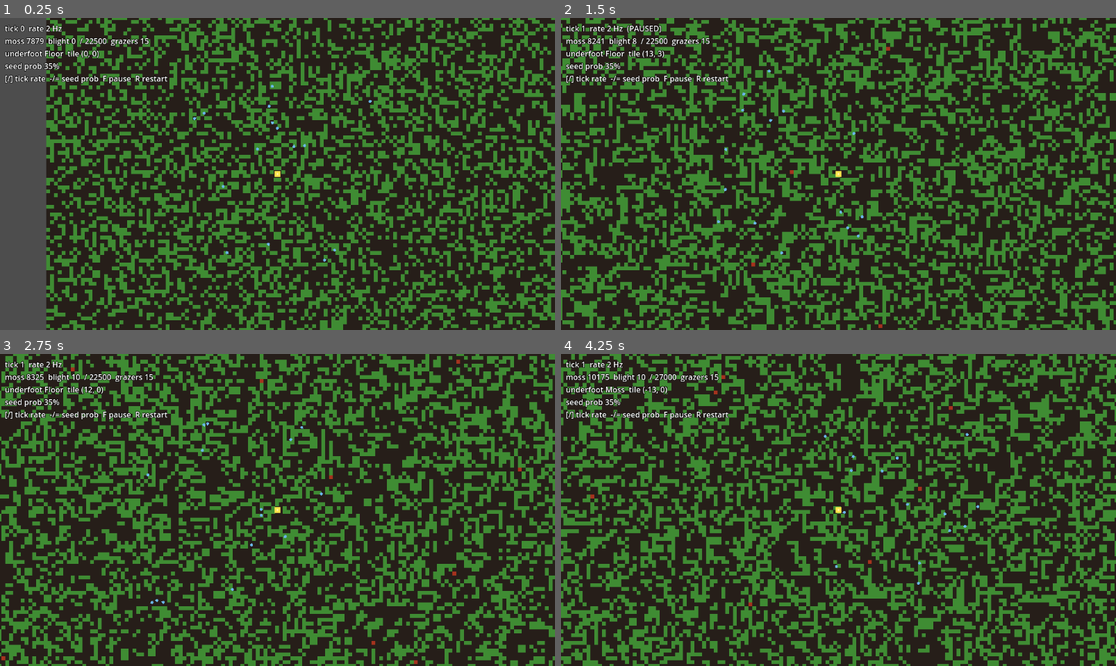
Above: before the commit, frames 1-4 (two rows, left to right).
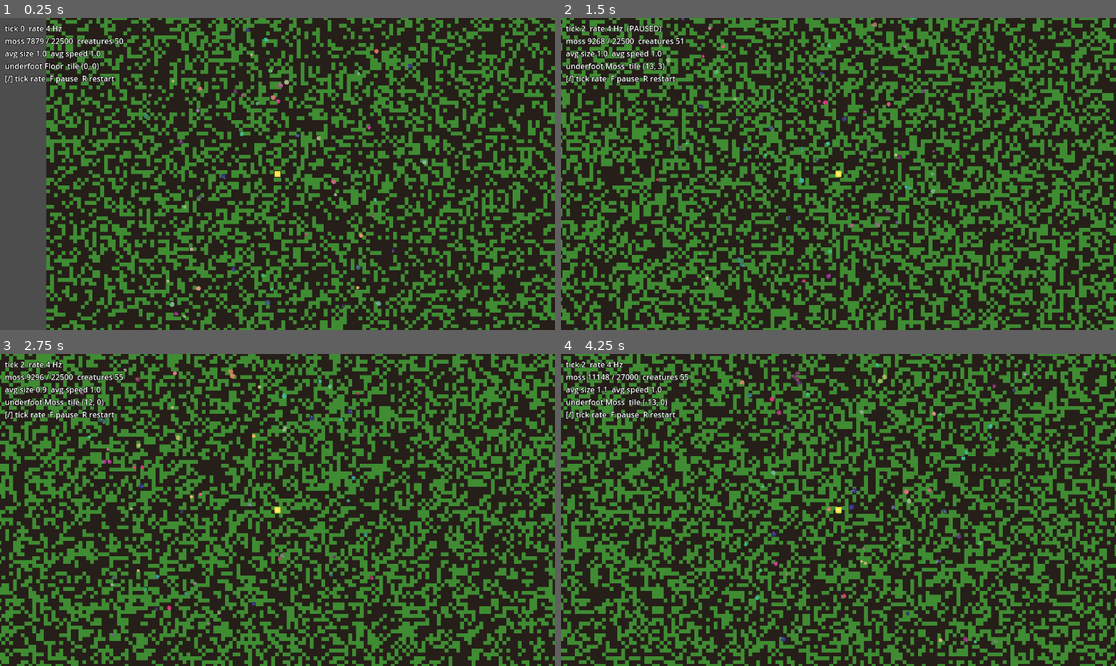
Above: after the commit, the same moments.

Repository: samthorold/godot-exploration
Game: Godot game, scene res://scenes/Main.tscn
The game is run twice, just before and just after one commit, with the same random seed, the same clock (stepped at 60 frames per second) and the same inputs.
Inputs:
- Up to frame 1 (0.25 s): no input
- Up to frame 2 (1.5 s): tap Enter at 0.5 s; hold Right (ui_right) 0.53-1.28 s; tap R at 0.6 s; hold Down (ui_down) from 1.28 s (still down); tap F at 1.35 s
- Up to frame 3 (2.75 s): release Down (ui_down) at 2.03 s; hold Right (ui_right) from 2.03 s (still down); tap R at 2.1 s
- Up to frame 4 (4.25 s): release Right (ui_right) at 2.78 s; hold Up (ui_up) 2.78-3.53 s; tap F at 2.85 s; hold Left (ui_left) from 3.53 s (still down); tap R at 3.6 s

The runs differ from the first frame. In frame 1, 1.5% of the frame differs, in the area x 0-77%, y 2-97%; in frame 2, 40%; in frame 3, 39%; in frame 4, 40%, in the area x 0-100%, y 0-100%.

Commit message:
Replace hardcoded Grazer with evolutionary Creature system
Single mobile-agent type parameterised by a heritable strategy vector
(speed, size, moss_seek, prey_seek, predator_flee, reproduce_threshold).
Size-based predation, asexual reproduction with gaussian mutation.
Moss rules simplified: immortal unless eaten, spreads aggressively.
Blight removed — food web regulates producers now.

Co-Authored-By: Claude Opus 4.7 (1M context) <noreply@anthropic.com>

Diff:
--- a/scripts/ChunkManager.gd
+++ b/scripts/ChunkManager.gd
@@ -24,6 +24,8 @@
 			if key not in _chunks:
 				_load(key)
 
+const MOSS_SPREAD_CHANCE := 0.05
+
 func world_tick(player_tile: Vector2i) -> void:
 	if paused:
 		return
@@ -38,9 +40,9 @@
 			for lx in cs:
 				var wx := key.x * cs + lx
 				var wy := key.y * cs + ly
-				var counts := _count_neighbours(wx, wy, player_tile)
+				var moss_n := _count_moss_neighbours(wx, wy, player_tile)
 				var cell: int = current[ly][lx]
-				row.append(_next_cell(cell, counts.moss, counts.blight))
+				row.append(_next_cell(cell, moss_n))
 			next.append(row)
 		next_grids[key] = next
 
@@ -49,18 +51,14 @@
 		_redraw_tint(key)
 	tick_count += 1
 
-func _next_cell(cell: int, moss_n: int, blight_n: int) -> int:
+func _next_cell(cell: int, moss_n: int) -> int:
 	match cell:
 		WorldGen.MOSS:
-			if blight_n >= 1:
-				return WorldGen.BLIGHT
-			if moss_n >= 5 and randf() < 0.01:
-				return WorldGen.BLIGHT
-			return WorldGen.MOSS if moss_n >= 2 and moss_n <= 3 else WorldGen.FLOOR
-		WorldGen.BLIGHT:
-			return WorldGen.BLIGHT if moss_n >= 1 else WorldGen.FLOOR
+			return WorldGen.MOSS
 		_:
-			return WorldGen.MOSS if moss_n == 3 else WorldGen.FLOOR
+			if moss_n >= 1 and randf() < MOSS_SPREAD_CHANCE:
+				return WorldGen.MOSS
+			return WorldGen.FLOOR
 
 func set_tile_at(wx: int, wy: int, tile_type: int) -> void:
 	var cs := WorldGen.CHUNK_SIZE
@@ -83,7 +81,6 @@
 
 func tile_stats() -> Dictionary:
 	var moss := 0
-	var blight := 0
 	var total := 0
 	var cs := WorldGen.CHUNK_SIZE
 	for key: Vector2i in _chunks:
@@ -93,18 +90,15 @@
 				total += 1
 				if tiles[ly][lx] == WorldGen.MOSS:
 					moss += 1
-				elif tiles[ly][lx] == WorldGen.BLIGHT:
-					blight += 1
-	return {moss = moss, blight = blight, total = total}
+	return {moss = moss, total = total}
 
 # --- private ---------------------------------------------------------------
 
 func _chunk_coord(world_axis: float) -> int:
 	return floori(world_axis / float(WorldGen.CHUNK_SIZE * WorldGen.TILE_SIZE))
 
-func _count_neighbours(wx: int, wy: int, player_tile: Vector2i) -> Dictionary:
+func _count_moss_neighbours(wx: int, wy: int, player_tile: Vector2i) -> int:
 	var moss := 0
-	var blight := 0
 	var cs := WorldGen.CHUNK_SIZE
 	for dy in range(-1, 2):
 		for dx in range(-1, 2):
@@ -120,12 +114,9 @@
 			var ckey := Vector2i(cx, cy)
 			if ckey not in _chunks:
 				continue
-			var tile: int = _chunks[ckey].tiles[ny - cy * cs][nx - cx * cs]
-			if tile == WorldGen.MOSS:
+			if _chunks[ckey].tiles[ny - cy * cs][nx - cx * cs] == WorldGen.MOSS:
 				moss += 1
-			elif tile == WorldGen.BLIGHT:
-				blight += 1
-	return {moss = moss, blight = blight}
+	return moss
 
 func _load(key: Vector2i) -> void:
 	var tiles := WorldGen.generate_chunk(key.x, key.y, master_seed, moss_probability)
@@ -164,8 +155,6 @@
 	match tile_type:
 		WorldGen.MOSS:
 			return Color(0.25, 0.55, 0.20)
-		WorldGen.BLIGHT:
-			return Color(0.65, 0.20, 0.12)
 		_:
 			return Color(0.15, 0.12, 0.10)
 
--- /dev/null
+++ b/scripts/Creature.gd
@@ -0,0 +1,151 @@
+class_name Creature
+extends Node2D
+
+const BASE_SPEED := 30.0
+const PERCEPTION_RADIUS := 60.0
+const BASE_ENERGY := 100.0
+const ENERGY_FROM_MOSS := 12.0
+const GRAZE_CHANCE := 0.08
+const MUTATION_STD := 0.1
+const MIN_SIZE := 0.3
+const MAX_SIZE := 3.0
+const REPRODUCE_COOLDOWN := 15.0
+
+var strategy: Dictionary
+var velocity := Vector2.ZERO
+var energy: float = 0.0
+var age := 0
+var reproduce_timer: float = 0.0
+
+static func random_strategy() -> Dictionary:
+	return {
+		speed = randf_range(0.5, 1.5),
+		size = randf_range(0.4, 1.6),
+		moss_seek = randf_range(-0.5, 1.5),
+		prey_seek = randf_range(-0.5, 1.0),
+		predator_flee = randf_range(0.0, 2.0),
+		reproduce_threshold = randf_range(0.4, 0.8),
+	}
+
+static func mutate_strategy(parent: Dictionary) -> Dictionary:
+	var s := parent.duplicate()
+	for key in s:
+		s[key] += randfn(0.0, MUTATION_STD)
+	s.speed = clampf(s.speed, 0.2, 2.5)
+	s.size = clampf(s.size, MIN_SIZE, MAX_SIZE)
+	s.reproduce_threshold = clampf(s.reproduce_threshold, 0.2, 0.9)
+	return s
+
+func init_with(strat: Dictionary) -> void:
+	strategy = strat
+	energy = max_energy() * 0.7
+	velocity = Vector2.from_angle(randf() * TAU) * max_speed() * 0.5
+	reproduce_timer = REPRODUCE_COOLDOWN * randf()
+
+func max_speed() -> float:
+	return BASE_SPEED * strategy.speed
+
+func max_energy() -> float:
+	return BASE_ENERGY * strategy.size
+
+func body_radius() -> float:
+	return 2.0 + strategy.size * 2.0
+
+func steer(creatures: Array, cm: ChunkManager) -> void:
+	var accel := Vector2.ZERO
+	accel += _sense_moss(cm) * strategy.moss_seek * 2.0
+
+	var separation := Vector2.ZERO
+	for other: Creature in creatures:
+		if other == self:
+			continue
+		var offset := other.position - position
+		var dist := offset.length()
+		if dist > PERCEPTION_RADIUS or dist < 0.001:
+			continue
+		var dir := offset.normalized()
+
+		if dist < 20.0:
+			separation -= dir / dist
+
+		if other.strategy.size < strategy.size * 0.8:
+			accel += dir * strategy.prey_seek / maxf(dist * 0.1, 1.0)
+
+		if other.strategy.size > strategy.size * 1.2:
+			accel -= dir * strategy.predator_flee / maxf(dist * 0.05, 1.0)
+
+	accel += separation * 1.5
+	velocity = (velocity + accel).limit_length(max_speed())
+	if velocity.length() < 3.0:
+		velocity = velocity.normalized() * 3.0
+
+func _sense_moss(cm: ChunkManager) -> Vector2:
+	var ts := float(WorldGen.TILE_SIZE)
+	var tx := floori(position.x / ts)
+	var ty := floori(position.y / ts)
+	var pull := Vector2.ZERO
+	var radius := 4
+	for dy in range(-radius, radius + 1):
+		for dx in range(-radius, radius + 1):
+			if dx == 0 and dy == 0:
+				continue
+			if cm.tile_at(tx + dx, ty + dy) == WorldGen.MOSS:
+				var world_pos := Vector2((tx + dx) * ts + ts * 0.5, (ty + dy) * ts + ts * 0.5)
+				var d := (world_pos - position).length()
+				if d > 0.01:
+					pull += (world_pos - position).normalized() / d
+	return pull.normalized() if pull.length() > 0.01 else Vector2.ZERO
+
+func graze(cm: ChunkManager) -> void:
+	if strategy.moss_seek <= 0.0:
+		return
+	var ts := float(WorldGen.TILE_SIZE)
+	var tx := floori(position.x / ts)
+	var ty := floori(position.y / ts)
+	if cm.tile_at(tx, ty) == WorldGen.MOSS and randf() < GRAZE_CHANCE:
+		cm.set_tile_at(tx, ty, WorldGen.FLOOR)
+		energy = minf(energy + ENERGY_FROM_MOSS, max_energy())
+
+func try_eat(prey: Creature) -> bool:
+	if prey.strategy.size >= strategy.size * 0.8:
+		return false
+	var dist := position.distance_to(prey.position)
+	if dist > body_radius() + prey.body_radius():
+		return false
+	var ratio: float = prey.strategy.size / strategy.size
+	if randf() > (1.0 - ratio):
+		return false
+	energy = minf(energy + prey.energy * 0.7, max_energy())
+	return true
+
+func tick_life() -> void:
+	var drain: float = strategy.size * 0.5 + strategy.speed * 0.3
+	energy -= drain
+	age += 1
+	reproduce_timer = maxf(0.0, reproduce_timer - 1.0)
+
+func can_reproduce() -> bool:
+	return reproduce_timer <= 0.0 and energy > max_energy() * strategy.reproduce_threshold
+
+func reproduce() -> Creature:
+	var child := Creature.new()
+	child.init_with(Creature.mutate_strategy(strategy))
+	child.position = position + Vector2.from_angle(randf() * TAU) * 10.0
+	var share: float = energy * 0.35
+	child.energy = share
+	energy -= share
+	child.reproduce_timer = REPRODUCE_COOLDOWN
+	reproduce_timer = REPRODUCE_COOLDOWN
+	return child
+
+func is_dead() -> bool:
+	return energy <= 0.0
+
+func _draw() -> void:
+	var r := body_radius()
+	var green := clampf(strategy.moss_seek, 0.0, 1.0)
+	var red := clampf(strategy.prey_seek, 0.0, 1.0)
+	var blue := clampf(strategy.speed / 2.0, 0.0, 1.0)
+	draw_circle(Vector2.ZERO, r, Color(red * 0.7 + 0.2, green * 0.5 + 0.2, blue * 0.5 + 0.2))
+	var dir := velocity.normalized() * (r + 2.0)
+	draw_line(Vector2.ZERO, dir, Color(1.0, 1.0, 1.0, 0.4), 1.0)
--- a/scripts/Grazer.gd
+++ /dev/null
@@ -1,120 +0,0 @@
-class_name Grazer
-extends Node2D
-
-const MAX_SPEED := 30.0
-const PERCEPTION_RADIUS := 60.0
-const SEPARATION_DIST := 20.0
-
-const SEPARATION_WEIGHT := 1.5
-const COHESION_WEIGHT := 1.0
-const ALIGNMENT_WEIGHT := 1.0
-const MOSS_WEIGHT := 2.0
-
-const GRAZE_CHANCE := 0.08
-const REPRODUCE_DIST := 25.0
-const REPRODUCE_COOLDOWN := 10.0
-const REPRODUCE_CHANCE := 0.05
-const ENERGY_MAX := 100.0
-const ENERGY_DRAIN := 1.0
-const ENERGY_FROM_MOSS := 15.0
-
-var velocity := Vector2.ZERO
-var energy := ENERGY_MAX
-var reproduce_timer := REPRODUCE_COOLDOWN * randf()
-
-func _ready() -> void:
-	velocity = Vector2.from_angle(randf() * TAU) * MAX_SPEED * 0.5
-
-func steer(neighbours: Array[Grazer], cm: ChunkManager) -> void:
-	var separation := Vector2.ZERO
-	var cohesion := Vector2.ZERO
-	var alignment := Vector2.ZERO
-	var count := 0
-
-	for other in neighbours:
-		if other == self:
-			continue
-		var offset := position - other.position
-		var dist := offset.length()
-		if dist > PERCEPTION_RADIUS or dist < 0.001:
-			continue
-		count += 1
-		cohesion += other.position
-		alignment += other.velocity
-		if dist < SEPARATION_DIST:
-			separation += offset.normalized() / dist
-
-	if count > 0:
-		cohesion = (cohesion / float(count) - position).normalized()
-		alignment = (alignment / float(count)).normalized()
-
-	var moss_dir := _sense_moss(cm)
-
-	var accel := (
-		separation * SEPARATION_WEIGHT +
-		cohesion * COHESION_WEIGHT +
-		alignment * ALIGNMENT_WEIGHT +
-		moss_dir * MOSS_WEIGHT
-	)
-
-	velocity = (velocity + accel).limit_length(MAX_SPEED)
-	if velocity.length() < 5.0:
-		velocity = velocity.normalized() * 5.0
-
-func _sense_moss(cm: ChunkManager) -> Vector2:
-	var ts := float(WorldGen.TILE_SIZE)
-	var tx := floori(position.x / ts)
-	var ty := floori(position.y / ts)
-	var pull := Vector2.ZERO
-	var radius := 5
-	for dy in range(-radius, radius + 1):
-		for dx in range(-radius, radius + 1):
-			if dx == 0 and dy == 0:
-				continue
-			if cm.tile_at(tx + dx, ty + dy) == WorldGen.MOSS:
-				var world_pos := Vector2((tx + dx) * ts + ts * 0.5, (ty + dy) * ts + ts * 0.5)
-				var offset := world_pos - position
-				var dist := offset.length()
-				if dist > 0.01:
-					pull += offset.normalized() / dist
-	return pull.normalized() if pull.length() > 0.01 else Vector2.ZERO
-
-func graze(cm: ChunkManager) -> void:
-	var ts := float(WorldGen.TILE_SIZE)
-	var tx := floori(position.x / ts)
-	var ty := floori(position.y / ts)
-	if cm.tile_at(tx, ty) == WorldGen.MOSS and randf() < GRAZE_CHANCE:
-		cm.set_tile_at(tx, ty, WorldGen.FLOOR)
-		energy = minf(energy + ENERGY_FROM_MOSS, ENERGY_MAX)
-
-func tick_life(delta_ticks: float) -> void:
-	energy -= ENERGY_DRAIN * delta_ticks
-	reproduce_timer = maxf(0.0, reproduce_timer - delta_ticks)
-
-func can_reproduce() -> bool:
-	return reproduce_timer <= 0.0 and energy > ENERGY_MAX * 0.5
-
-func try_reproduce_with(other: Grazer) -> Grazer:
-	if not can_reproduce() or not other.can_reproduce():
-		return null
-	var dist := position.distance_to(other.position)
-	if dist > REPRODUCE_DIST or randf() > REPRODUCE_CHANCE:
-		return null
-	reproduce_timer = REPRODUCE_COOLDOWN
-	other.reproduce_timer = REPRODUCE_COOLDOWN
-	var child := Grazer.new()
-	child.position = (position + other.position) * 0.5
-	child.velocity = Vector2.from_angle(randf() * TAU) * MAX_SPEED * 0.3
-	child.reproduce_timer = REPRODUCE_COOLDOWN
-	child.energy = (energy + other.energy) * 0.25
-	energy *= 0.75
-	other.energy *= 0.75
-	return child
-
-func is_starved() -> bool:
-	return energy <= 0.0
-
-func _draw() -> void:
-	draw_circle(Vector2.ZERO, 3.0, Color(0.4, 0.7, 0.9))
-	var dir := velocity.normalized() * 4.0
-	draw_line(Vector2.ZERO, dir, Color(0.5, 0.8, 1.0), 1.0)
--- a/scripts/Main.gd
+++ b/scripts/Main.gd
@@ -4,13 +4,12 @@
 var player: Node2D = null
 var hud: CanvasLayer = null
 var readout: Label = null
-var grazers: Array[Grazer] = []
+var creatures: Array[Creature] = []
 
-const GRAZER_COUNT := 15
+const INITIAL_POPULATION := 50
 
-var tick_rate: float = 2.0
+var tick_rate: float = 4.0
 var tick_accum: float = 0.0
-var footstep_moss_chance: float = 0.15
 var _last_player_tile: Vector2i = Vector2i(0x7FFFFFFF, 0x7FFFFFFF)
 
 func _ready() -> void:
@@ -31,13 +30,7 @@
 		KEY_BRACKETLEFT:
 			tick_rate = max(1.0, tick_rate - 1.0)
 		KEY_BRACKETRIGHT:
-			tick_rate += 1.0
-		KEY_MINUS:
-			if cm != null:
-				cm.moss_probability = max(0.05, cm.moss_probability - 0.05)
-		KEY_EQUAL:
-			if cm != null:
-				cm.moss_probability = min(0.95, cm.moss_probability + 0.05)
+			tick_rate = min(60.0, tick_rate + 1.0)
 
 func _start(seed_val: int) -> void:
 	cm = ChunkManager.new()
@@ -53,12 +46,13 @@
 	add_child(player)
 	player.position = Vector2.ZERO
 
-	grazers.clear()
-	for i in GRAZER_COUNT:
-		var g := Grazer.new()
-		g.position = Vector2(randf_range(-200, 200), randf_range(-200, 200))
-		add_child(g)
-		grazers.append(g)
+	creatures.clear()
+	for i in INITIAL_POPULATION:
+		var c := Creature.new()
+		c.init_with(Creature.random_strategy())
+		c.position = Vector2(randf_range(-300, 300), randf_range(-300, 300))
+		add_child(c)
+		creatures.append(c)
 
 	hud = CanvasLayer.new()
 	readout = Label.new()
@@ -79,51 +73,79 @@
 
 	var current_tile: Vector2i = player.tile_position()
 	if current_tile != _last_player_tile:
-		if _last_player_tile.x != 0x7FFFFFFF and cm.tile_at(_last_player_tile.x, _last_player_tile.y) == WorldGen.FLOOR:
-			if randf() < footstep_moss_chance:
-				cm.set_tile_at(_last_player_tile.x, _last_player_tile.y, WorldGen.MOSS)
 		_last_player_tile = current_tile
 
-	for g in grazers:
-		g.steer(grazers, cm)
-		g.position += g.velocity * delta
-		g.queue_redraw()
+	for c in creatures:
+		c.steer(creatures, cm)
+		c.position += c.velocity * delta
+		c.queue_redraw()
 
 	if not cm.paused:
 		tick_accum += delta
 		var tick_interval := 1.0 / tick_rate
 		while tick_accum >= tick_interval:
 			tick_accum -= tick_interval
-			cm.world_tick(player.tile_position() as Vector2i)
-			for g in grazers:
-				g.graze(cm)
-				g.tick_life(1.0)
+			_world_tick()
 
-			var births: Array[Grazer] = []
-			for i in grazers.size():
-				for j in range(i + 1, grazers.size()):
-					var child := grazers[i].try_reproduce_with(grazers[j])
-					if child != null:
-						births.append(child)
-			for child in births:
-				add_child(child)
-				grazers.append(child)
+	_update_hud()
 
-			var i := grazers.size() - 1
-			while i >= 0:
-				if grazers[i].is_starved():
-					grazers[i].queue_free()
-					grazers.remove_at(i)
-				i -= 1
+func _world_tick() -> void:
+	cm.world_tick(player.tile_position() as Vector2i)
 
+	for c in creatures:
+		c.graze(cm)
+		c.tick_life()
+
+	# Predation: each creature tries to eat smaller nearby creatures
+	var eaten: Array[Creature] = []
+	for predator in creatures:
+		if predator in eaten:
+			continue
+		for prey in creatures:
+			if prey == predator or prey in eaten:
+				continue
+			if predator.try_eat(prey):
+				eaten.append(prey)
+
+	# Reproduction
+	var births: Array[Creature] = []
+	for c in creatures:
+		if c in eaten:
+			continue
+		if c.can_reproduce():
+			births.append(c.reproduce())
+
+	for child in births:
+		add_child(child)
+		creatures.append(child)
+
+	# Remove dead and eaten
+	var i := creatures.size() - 1
+	while i >= 0:
+		if creatures[i].is_dead() or creatures[i] in eaten:
+			creatures[i].queue_free()
+			creatures.remove_at(i)
+		i -= 1
+
+func _update_hud() -> void:
 	var stats: Dictionary = cm.tile_stats()
 	var tp: Vector2i = player.tile_position()
 	var under: int = cm.tile_at(tp.x, tp.y)
-	var under_str := "Blight" if under == WorldGen.BLIGHT else ("Moss" if under == WorldGen.MOSS else "Floor")
+	var under_str := "Moss" if under == WorldGen.MOSS else "Floor"
 	var paused_tag := "  (PAUSED)" if cm.paused else ""
-	readout.text = "tick %d  rate %.0f Hz%s\nmoss %d  blight %d  / %d  grazers %d\nunderfoot %s  tile (%d, %d)\nseed prob %.0f%%\n[/] tick rate  -/= seed prob  F pause  R restart" % [
+
+	var avg_size := 0.0
+	var avg_speed := 0.0
+	for c in creatures:
+		avg_size += c.strategy.size
+		avg_speed += c.strategy.speed
+	if creatures.size() > 0:
+		avg_size /= creatures.size()
+		avg_speed /= creatures.size()
+
+	readout.text = "tick %d  rate %.0f Hz%s\nmoss %d / %d  creatures %d\navg size %.1f  avg speed %.1f\nunderfoot %s  tile (%d, %d)\n[/] tick rate  F pause  R restart" % [
 		cm.tick_count, tick_rate, paused_tag,
-		stats.moss, stats.blight, stats.total, grazers.size(),
+		stats.moss, stats.total, creatures.size(),
+		avg_size, avg_speed,
 		under_str, tp.x, tp.y,
-		cm.moss_probability * 100.0
 	]
--- a/scripts/WorldGen.gd
+++ b/scripts/WorldGen.gd
@@ -6,7 +6,6 @@
 
 const FLOOR  := 0
 const MOSS   := 1
-const BLIGHT := 2
 
 static func generate_chunk(chunk_x: int, chunk_y: int, seed: int, moss_probability: float) -> Array:
 	var grid := []
Not shown, added: scripts/Creature.gd.uid
